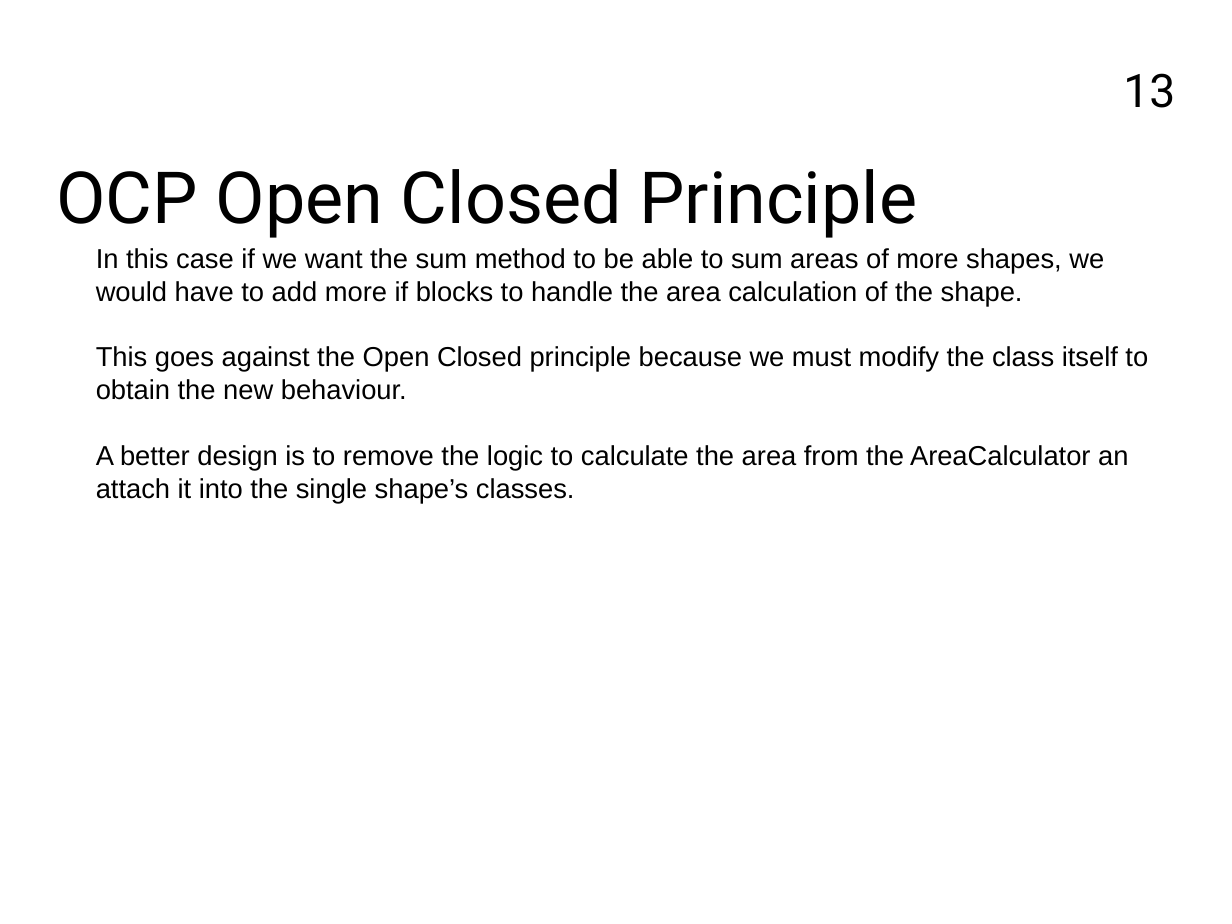
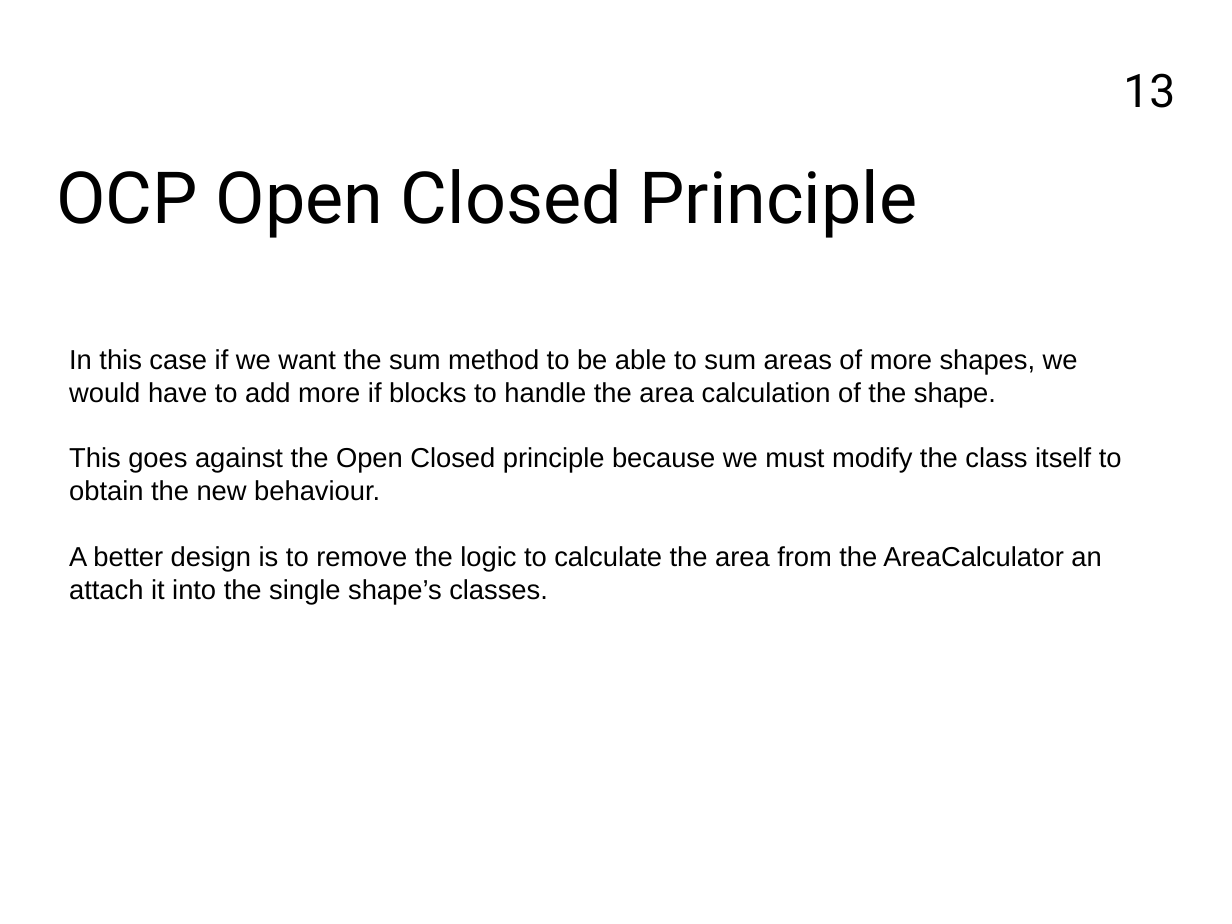
Before and after one commit to FrancoMelandri/SOLID, a slide deck: slide 13 of docs/solid.pptx. Drawn at 1232x924 pixels with LibreOffice and Linux fonts; fonts in the diff are those of the drawing. Boxes give left, top, right and bottom in pixels: in the first picture for what was removed or moved away, otherwise in the second. Text is boxed around its words. In the diff, an @@ line names an element or a change of style, - is before the commit and + after.

```diff
--- a/docs/solid.pptx
+++ b/docs/solid.pptx
@@ text "In this case if we ..." moved from (x1=96, y1=248, x2=1148, y2=504) to (x1=69, y1=349, x2=1122, y2=604) @@
```
Also in this commit, not shown: 9 other slides changed, 5 slides added.
